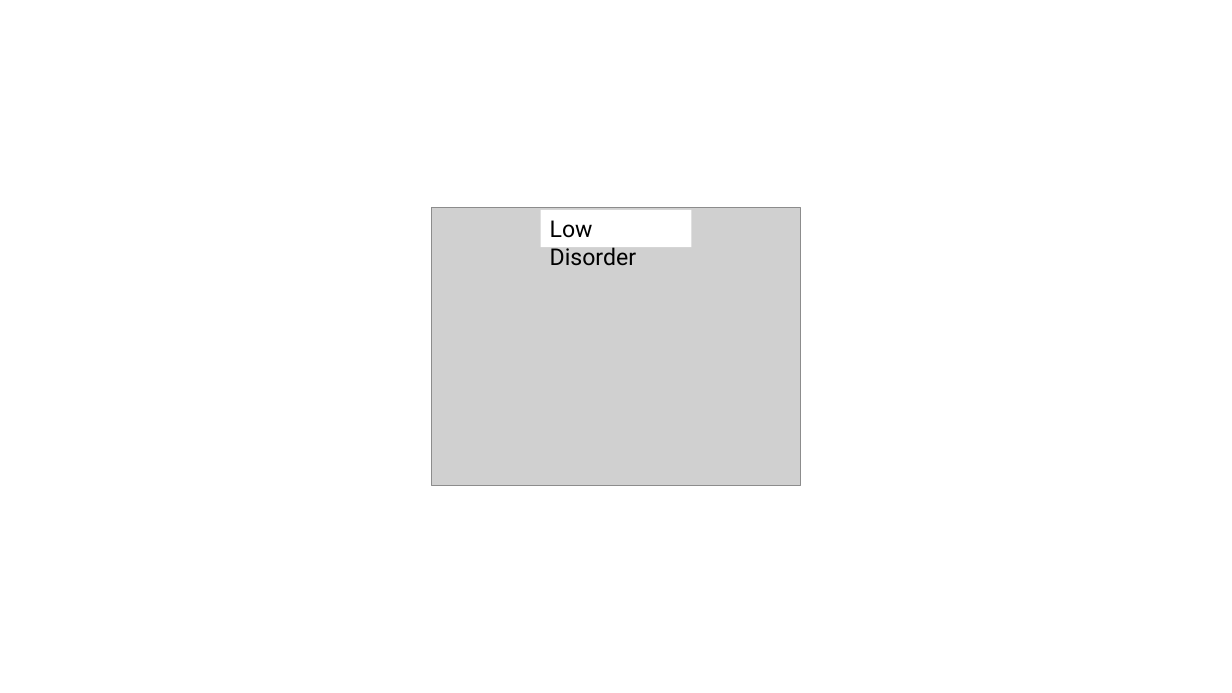
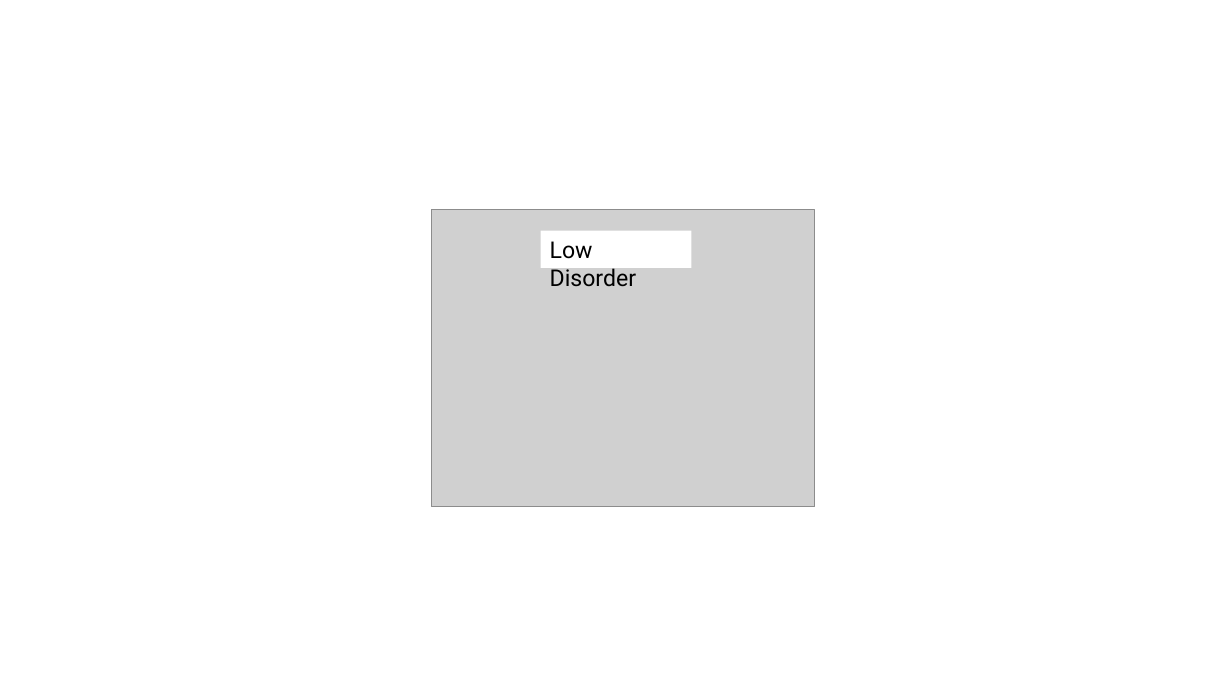
Before and after one commit to DVBeckwitt/2D-Manuscript-Draft, a slide deck: slide 1 of figures/results_pbi2/low_disorder/low_disorder.pptx. Drawn at 1232x693 pixels with LibreOffice and Linux fonts; fonts in the diff are those of the drawing; grey boxes stand for pictures. Boxes give left, top, right and bottom in pixels: in the first picture for what was removed or moved away, otherwise in the second. Text is boxed around its words. In the diff, an @@ line names an element or a change of style, - is before the commit and + after.

```diff
--- a/figures/results_pbi2/low_disorder/low_disorder.pptx
+++ b/figures/results_pbi2/low_disorder/low_disorder.pptx
@@ picture: place and size @@
-picture at (432, 208, 801, 485)
+picture at (432, 210, 815, 507)
@@ rectangle "Low Disorder": place and size @@
-rectangle "Low Disorder" at (541, 210, 691, 247)
+rectangle "Low Disorder" at (541, 231, 691, 268)
```
Also in this commit, not shown: 21 other files.
